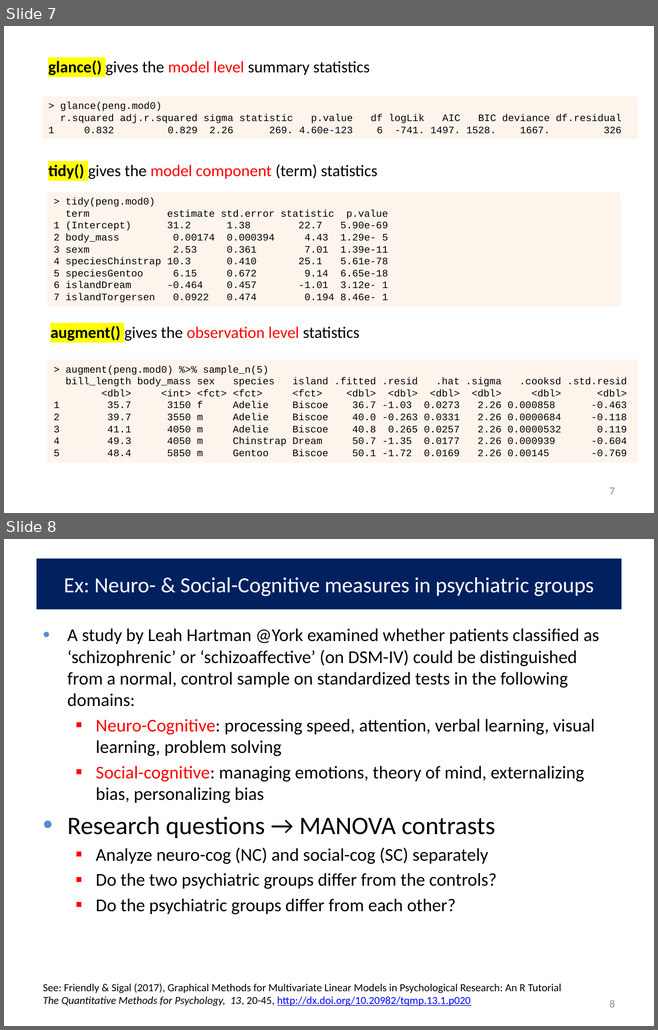
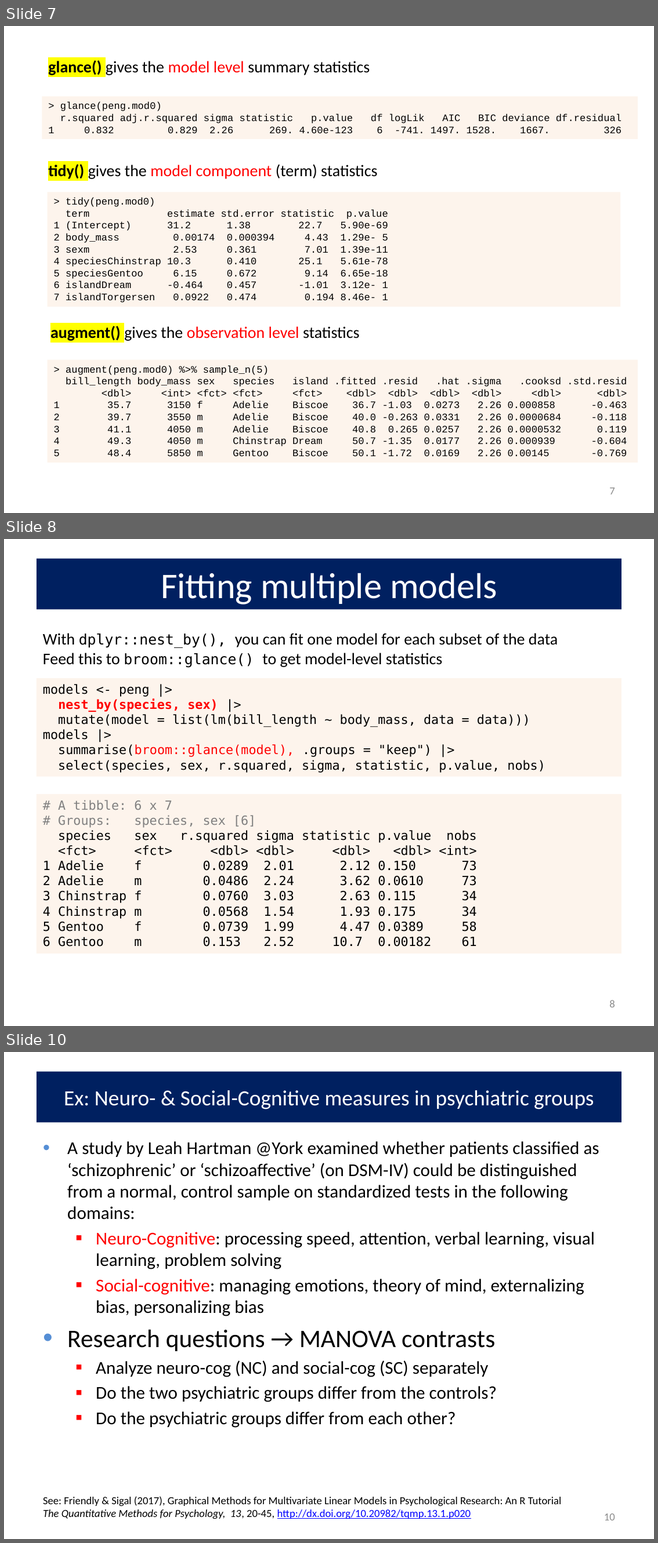
Before and after one commit to friendly/VisMLM-course, a slide deck: lectures/lecture3.pptx. Shown one above the other, each under a label of ours: slides 7 and 8 before the commit, slides 7, 8 and 10 after it; the slides between them are not shown. The pictures are 658x1030 and 658x1543 pixels, drawn with LibreOffice and Linux fonts; fonts in the diff are those of the drawing. Boxes give left, top, right and bottom in pixels: in the first picture for what was removed or moved away, otherwise in the second. Text is boxed around its words. In the diff, an @@ line names an element or a change of style, - is before the commit and + after.

```diff
--- a/lectures/lecture3.pptx
+++ b/lectures/lecture3.pptx
@@ slide 8 added at [4, 539, 654, 1026], background #FFFFFF @@
@@ title added at [36, 559, 621, 609], fill #002060, 40 pt, text #FFFFFF @@
+Fitting multiple models
@@ text added at [43, 633, 557, 668], 18 pt, text #000000 @@
+With dplyr::nest_by(), you can fit one model for each subset of the data
+Feed this to broom::glance() to get model-level statistics
@@ rectangle added at [36, 678, 621, 776], fill #FDEADA at 50% opacity, 14 pt, text #000000 @@
+models <- peng |>
+nest_by(species, sex) |>
+mutate(model = list(lm(bill_length ~ body_mass, data = data)))
+models |>
+summarise(broom::glance(model), .groups = "keep") |>
+select(species, sex, r.squared, sigma, statistic, p.value, nobs)
@@ rectangle added at [36, 794, 621, 954], fill #FDEADA at 50% opacity, 14 pt, text #000000 @@
+# A tibble: 6 x 7
+# Groups: species, sex [6]
+species sex r.squared sigma statistic p.value nobs
+<fct> <fct> <dbl> <dbl> <dbl> <dbl> <int>
+1 Adelie f 0.0289 2.01 2.12 0.150 73
+2 Adelie m 0.0486 2.24 3.62 0.0610 73
+3 Chinstrap f 0.0760 3.03 2.63 0.115 34
+4 Chinstrap m 0.0568 1.54 1.93 0.175 34
+5 Gentoo f 0.0739 1.99 4.47 0.0389 58
+6 Gentoo m 0.153 2.52 10.7 0.00182 61
@@ page number added at [609, 1000, 614, 1008], 12 pt, text #8C8C8C @@
+8
@@ what was slide 8 is now slide 10 @@
@@ page number at [604, 1514, 615, 1521]: text changed @@
-8
+10
```
Also in this commit, not shown: 9 slides changed, 7 other slides added, 51 other files.
